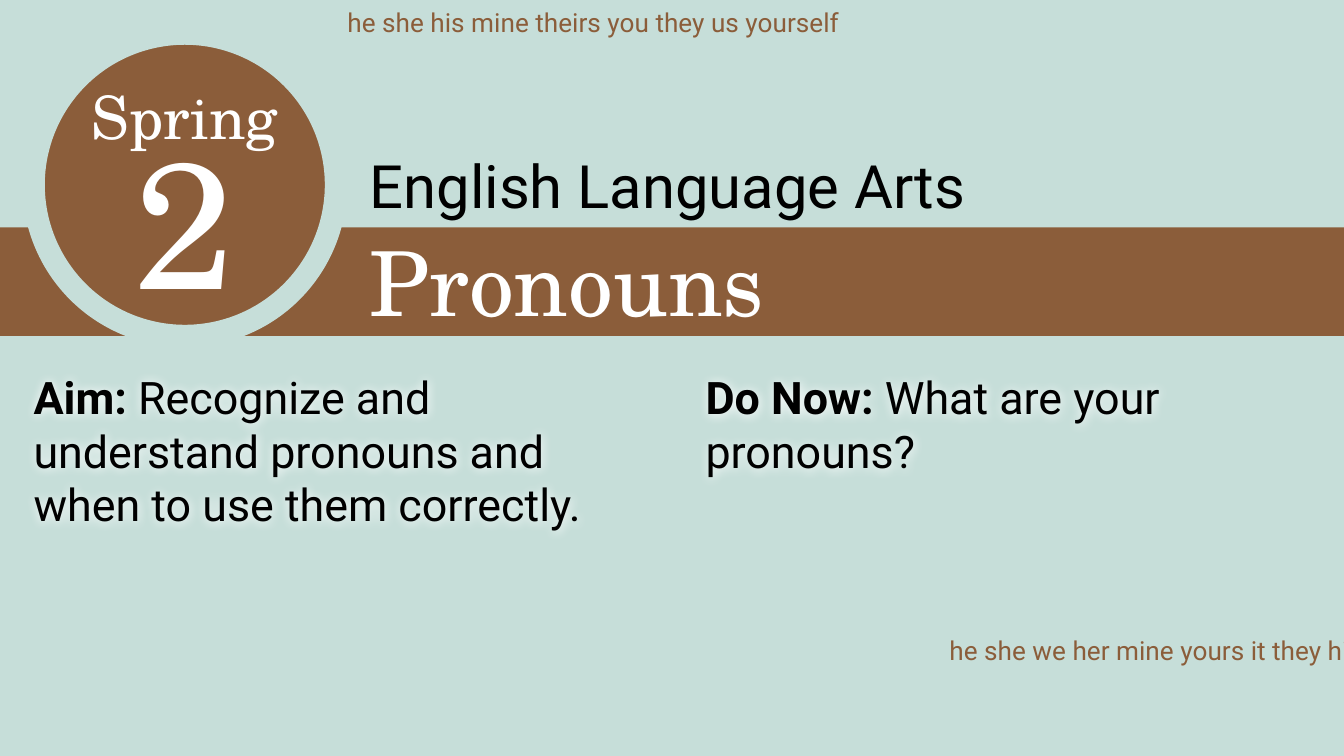
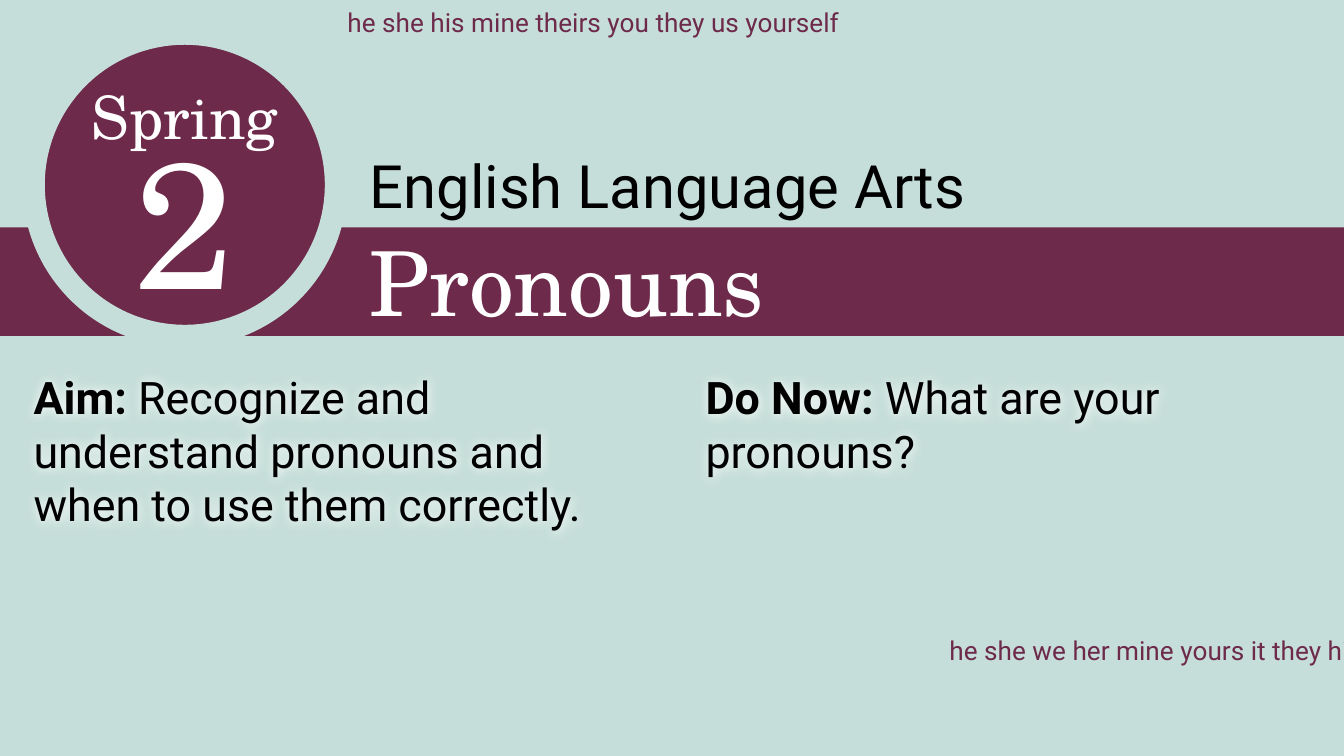
Before and after one commit to stuyprep/stuyprep.github.io, a slide deck: slide 3 of assets/26S2 Lesson_ Pronouns and Negative Numbers.pptx (slide 4 before the commit). Drawn at 1344x756 pixels with LibreOffice and Linux fonts; fonts in the diff are those of the drawing. Boxes give left, top, right and bottom in pixels: in the first picture for what was removed or moved away, otherwise in the second. Text is boxed around its words. In the diff, an @@ line names an element or a change of style, - is before the commit and + after.

```diff
--- a/assets/26S2 Lesson_ Pronouns and Negative Numbers.pptx
+++ b/assets/26S2 Lesson_ Pronouns and Negative Numbers.pptx
@@ text "he she his mine theirs ..." at box(347, 12, 838, 38): letter outline #8B5D3A 6 pt to #6D2A4B 3 pt @@
@@ ellipse "Spring" at box(34, 34, 336, 336): fill #8B5D3A to #6D2A4B @@
@@ rectangle at box(0, 227, 1344, 336): fill #8B5D3A to #6D2A4B @@
@@ text "he she we her mine ..." at box(949, 640, 1321, 666): letter outline #8B5D3A 6 pt to #6D2A4B 3 pt @@
```
Also in this commit, not shown: 46 other slides changed, 1 slide removed, 5 other files.
